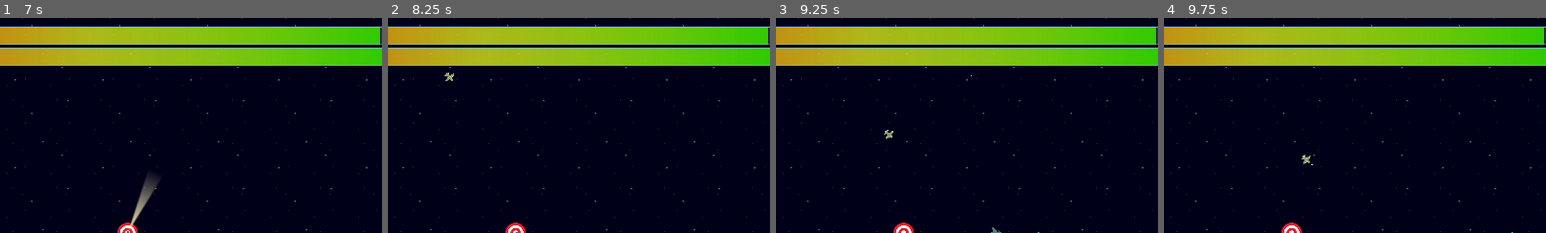
Above: before the commit, frames 1-4 (left to right).
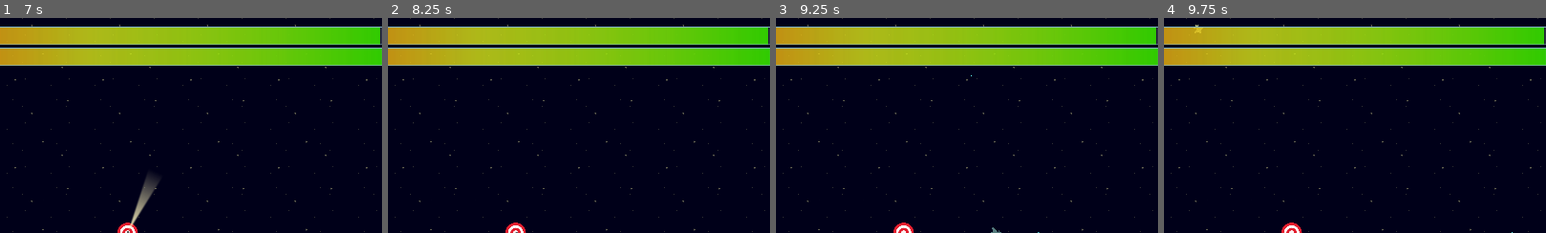
Above: after the commit, the same moments.

Repository: lmbarros/LD46-TheLighthouseAtTheEndOfTheUniverse
Game: Godot game, scene res://screens/TitleScreen.tscn
The game is run twice, just before and just after one commit, with the same random seed, the same clock (stepped at 60 frames per second) and the same inputs.
Inputs:
- Up to frame 1 (7 s): click "Play!" at 0.5 s; click "Play!" at 1.25 s; tap Enter at 2 s; hold Right (moveRight) 2.03-2.78 s; tap Ctrl (fire) every 0.75 s from 2.1 to 6.6 s; hold Down (moveDown) 2.78-3.53 s; hold Right (moveRight) 3.53-4.28 s; hold Up (moveUp) 4.28-5.03 s; hold Left (moveLeft) 5.03-6.53 s; hold Down (moveDown) from 6.53 s (still down)
- Up to frame 2 (8.25 s): release Down (moveDown) at 7.28 s; hold Right (moveRight) 7.28-8.03 s; tap Ctrl (fire) at 7.35, 8.1 s; hold Up (moveUp) from 8.03 s (still down)
- Up to frame 3 (9.25 s): release Up (moveUp) at 8.78 s; hold Right (moveRight) from 8.78 s (still down); tap Ctrl (fire) at 8.85 s
- Up to frame 4 (9.75 s): release Right (moveRight) at 9.53 s; hold Down (moveDown) from 9.53 s (still down); tap Ctrl (fire) at 9.6 s
The pictures show only the part of the screen within x 29-79%, y 0-50%; the shares and areas given below are measured in that part.

Frame 1 is identical in both runs. In frame 2, less than 0.1% of the frame differs, in the area x 14-18%, y 25-30%; in frame 3, less than 0.1%; in frame 4, 0.1%, in the area x 7-39%, y 3-69%.

Commit message:
Enemies start further away.

Diff:
--- a/src/characters/BaseEnemy.gd
+++ b/src/characters/BaseEnemy.gd
@@ -6,7 +6,7 @@
 # Remaining health
 var health = 5.0
 
-const INITIAL_POSITION_RADIUS := 1500.0
+const INITIAL_POSITION_RADIUS := 2500.0
 
 # Consider we arrived if the squared distance to the destination is smaller
 # than this.
